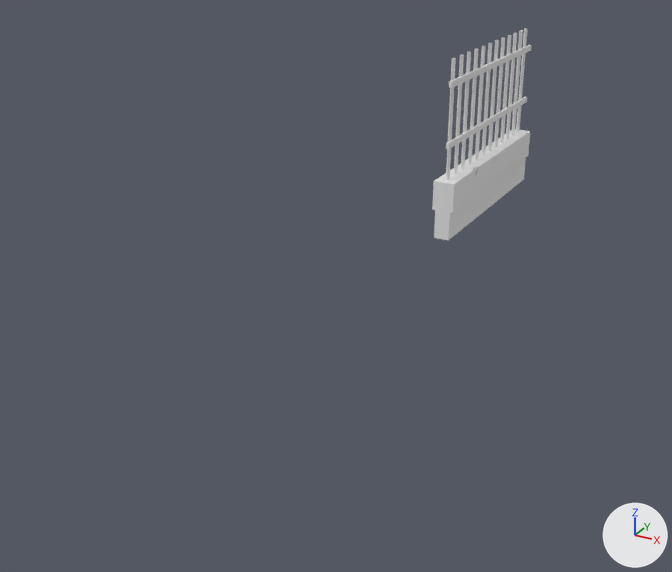
An edit to the Blender file Assets/3d/world/outdoorprops.blend, drawn before and after from the same camera.
Rendered twice from a camera (50 mm lens) standing at (4.4, -12.15, 4.31) and looking at (0.15, -4.41, 0.44). Lighting does not change. The marker at lower right points along +X, +Y and +Z.

The first picture shows 'mesh_fence1'.
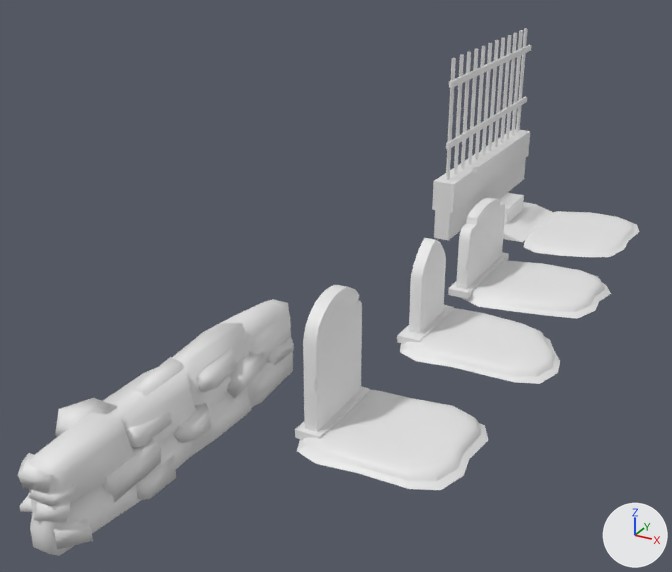
Where the change shows, as pixel boxes (x1, y1, x2, y2) in the pictures (672 x 572 px):
'mesh_fence2', added
    after: (18, 299, 294, 556)
'mesh_grave4', added
    after: (295, 285, 488, 490)
'mesh_grave1', added
    after: (397, 238, 560, 384)
'mesh_grave2', added
    after: (448, 198, 611, 319)
'mesh_grave3', added
    after: (499, 193, 639, 257)

The change, as a diff of the scene's bpy script:
```diff
--- a/Assets/3d/world/outdoorprops.blend.py
+++ b/Assets/3d/world/outdoorprops.blend.py
@@ me_cube_005 @@
+me_cube_005.from_pydata(...)  # 310 vertices, 251 faces; spans x -0.26..0.47, y -1.62..1.61, z -0.07..0.83
+me_cube_005.polygons.foreach_set('use_smooth', [True] * 251)
+me_cube_005.materials.append(mat_basemesh)  # white #e7e7e7
@@ me_cube_004 @@
+me_cube_004.from_pydata(...)  # 148 vertices, 122 faces; spans x -0.183..1.31, y -0.639..0.669, z -0.075..1.2
+me_cube_004.polygons.foreach_set('use_smooth', [True] * 122)
@@ me_cube_003 @@
+me_cube_003.from_pydata(...)  # 122 vertices, 106 faces; spans x -0.5..1.31, y -0.92..0.92, z -0.03..0.29
+me_cube_003.polygons.foreach_set('use_smooth', [True] * 106)
@@ me_cube_002 @@
+me_cube_002.from_pydata(...)  # 145 vertices, 116 faces; spans x -0.13..1.45, y -0.69..0.73, z -0.08..0.91
+me_cube_002.polygons.foreach_set('use_smooth', [True] * 116)
@@ me_cube_001 @@
+me_cube_001.from_pydata(...)  # 129 vertices, 114 faces; spans x -0.18..1.48, y -0.64..0.62, z -0.08..0.98
+me_cube_001.polygons.foreach_set('use_smooth', [True] * 114)
@@ ob_mesh_fence2 @@
+ob_mesh_fence2 = bpy.data.objects.new('mesh_fence2', me_cube_005)
+ob_mesh_fence2.location = (0.0, -7.0, 0.0)
@@ ob_mesh_grave4 @@
+ob_mesh_grave4 = bpy.data.objects.new('mesh_grave4', me_cube_004)
+ob_mesh_grave4.location = (1.0, -6.0, 0.0)
@@ ob_mesh_grave3 @@
+ob_mesh_grave3 = bpy.data.objects.new('mesh_grave3', me_cube_003)
+ob_mesh_grave3.location = (1.0, -0.44, 0.0)
@@ ob_mesh_grave2 @@
+ob_mesh_grave2 = bpy.data.objects.new('mesh_grave2', me_cube_002)
+ob_mesh_grave2.location = (1.0, -2.44, 0.0)
@@ ob_mesh_grave1 @@
+ob_mesh_grave1 = bpy.data.objects.new('mesh_grave1', me_cube_001)
+ob_mesh_grave1.location = (1.0, -4.0, 0.0)
```
